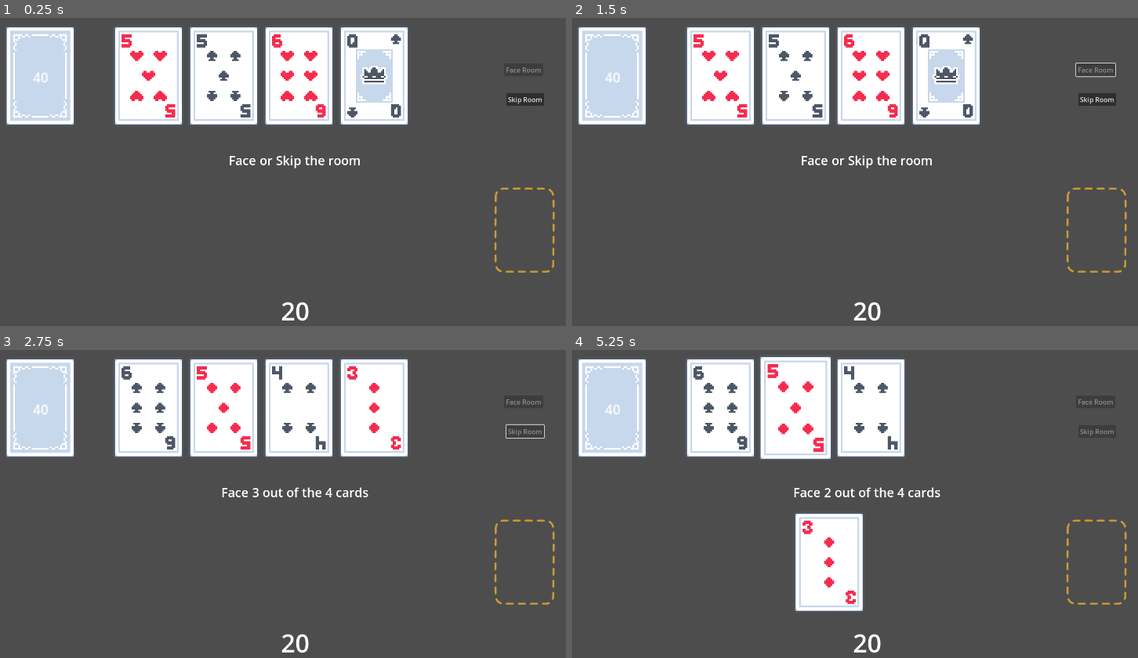
Above: before the commit, frames 1-4 (two rows, left to right).
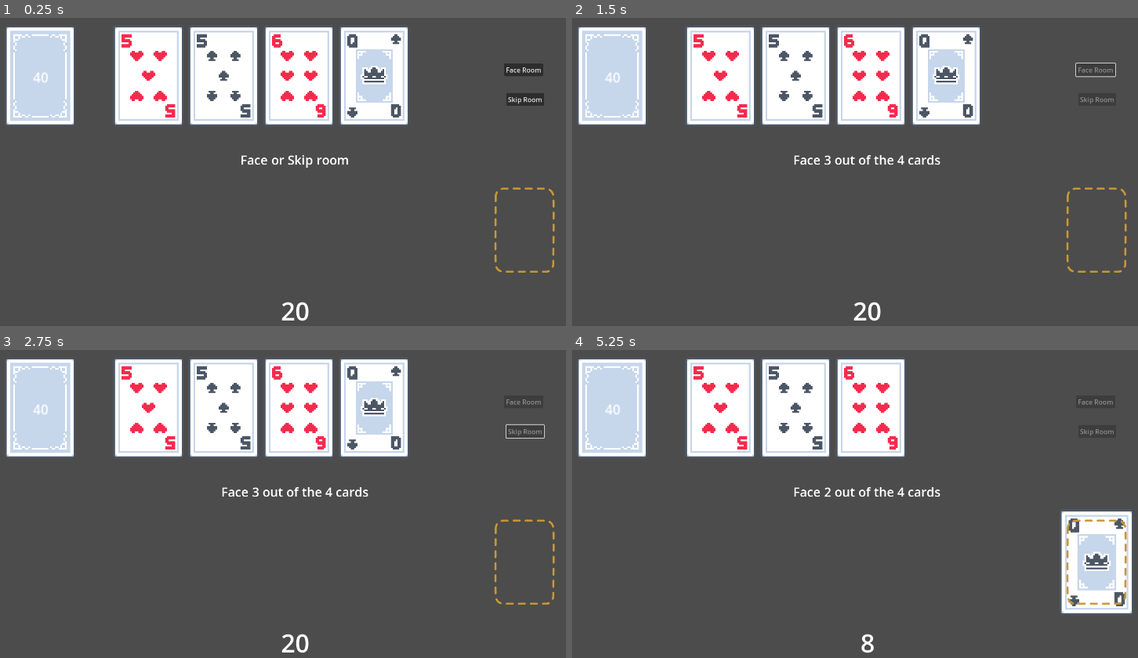
Above: after the commit, the same moments.

Repository: farns71678/GodotScoundrel
Game: Godot game, scene res://Scenes/Main.tscn
The game is run twice, just before and just after one commit, with the same random seed, the same clock (stepped at 60 frames per second) and the same inputs.
Inputs (mouse positions are in pixels of both pictures, inside the frame that each line leads up to):
- Up to frame 1 (0.25 s): no input
- Up to frame 2 (1.5 s): click (1098, 230) at 0.5 s; click (1098, 70) at 1.25 s, where only the run after the commit has a clickable "Face Room"
- Up to frame 3 (2.75 s): click (526, 430) at 2 s, where only the run before the commit has a clickable "Skip Room"
- Up to frame 4 (5.25 s): click (1098, 562) at 2.75 s; click (1098, 562) at 3.5 s; tap Enter at 4.25 s; drag from (719, 408) to (945, 408) at 4.27 s; drag from (792, 408) to (826, 562) at 5.02 s

The runs differ from the first frame. In frame 1, 0.4% of the frame differs, in the area x 40-96%, y 16-49%; in frame 2, 0.5%; in frame 3, 2.8%; in frame 4, 11%, in the area x 21-100%, y 1-99%.

Commit message:
Fixed Weapon and gameplay loop

Diff:
--- a/Scenes/Main.tscn
+++ b/Scenes/Main.tscn
@@ -83,7 +83,7 @@
 
 [node name="HealthLabel" type="RichTextLabel" parent="Health"]
 offset_left = 672.0
-offset_top = 624.0
+offset_top = 686.0
 offset_right = 832.0
 offset_bottom = 784.0
 theme_override_font_sizes/normal_font_size = 60
@@ -93,9 +93,9 @@
 
 [node name="InstuctionsLabel" type="RichTextLabel" parent="."]
 offset_left = 1.0
-offset_top = 324.0
+offset_top = 355.0
 offset_right = 1499.0
-offset_bottom = 441.0
+offset_bottom = 407.0
 theme_override_font_sizes/normal_font_size = 30
 text = "Instuction Panel"
 horizontal_alignment = 1
--- a/Scripts/room.gd
+++ b/Scripts/room.gd
@@ -21,7 +21,7 @@
 var face_btn;
 var skip_btn;
 var room_state: ROOM_STATE = ROOM_STATE.NORMAL;
-var selected_card: Card = null;
+var selected_card: int = -1;
 
 # Called when the node enters the scene tree for the first time.
 func _ready() -> void:
@@ -41,7 +41,14 @@
 func _process(delta: float) -> void:
 	pass
 
-func advance_room():
+func advance_room(can_skip: bool = true):
+	skip_btn.disabled = !can_skip;
+	if (can_skip):
+		face_btn.disabled = false;
+		set_instruction("Face or Skip room");
+	else:
+		face_btn.disabled = true;
+		set_instruction("Face 3 out of the 4 cards");
 	for i in range (len(room)):
 		if (room[i] == null):
 			var drawn = $"../Deck".draw_card_to_room_pos(i);
@@ -78,25 +85,28 @@
 func play_card_effect(card: Card):
 	match (card.suit):
 		Card.SUIT.SPADE:
-			fight_monster(card);
+			return fight_monster(card);
 		Card.SUIT.HEART:
-			take_potion(card);
+			return take_potion(card);
 		Card.SUIT.CLUB:
-			fight_monster(card);
+			return fight_monster(card);
 		Card.SUIT.DIAMOND:
-			equip_weapon(card);
+			return equip_weapon(card);
 		_:
 			print("other");
+	return true; # should never get to this
 
 func fight_monster(card: Card):
-	selected_card = card;
 	if (equiped_weapon && (!len(weapon_stack) || weapon_stack[len(weapon_stack) - 1].value > card.value)):
 		set_instruction("Block with weapon or take damage");
 		room_state = ROOM_STATE.DEFEND;
+		return false;
+		#var glow: WorldEnvironment = equiped_weapon.get_node("WorldEnvironment");
+		#glow.environment.glow_intensity = 2;
 	else:
 		take_damage(card.value);
 		discard_reference.add_card_to_discard_pile(card);
-		selected_card = null;
+		return true;
 	#set_instruction("Block with weapon or take damage");
 	#print("Fought", card.card_name, ".", "New Health:\t", health);
 
@@ -106,19 +116,16 @@
 	health = max(0, health - damage);
 	health_label.text = str(health);
 
-
 func take_potion(card: Card):
-	selected_card = card;
 	var health_label = $"../Health".get_node("HealthLabel");
 	var health: int = int(health_label.text);
 	health = min(20, health + card.value);
 	health_label.text = str(health);
 	discard_reference.add_card_to_discard_pile(card);
-	selected_card = null;
-	print("Healed to", health, "health");
+	print("Healed to ", health, " health");
+	return true;
 
 func equip_weapon(card: Card):
-	selected_card = card;
 	if (equiped_weapon != null):
 		for i in range(len(weapon_stack)):
 			discard_reference.add_card_to_discard_pile(weapon_stack[i]);
@@ -127,18 +134,34 @@
 
 	equiped_weapon = card;
 	shift_weapon_stack();
-	selected_card = null;
+	return true;
 
 func shift_weapon_stack():
 	var center_screen = get_viewport().size.x / 2;
-	const offset = -60;
-	var weapon_num = len(weapon_stack) + 1;
-	for i in range(weapon_num):
-		var weapon: Card = equiped_weapon if i == 0 else weapon_stack[i - 1];
+	const offset = -110;
+	#var weapon_num = len(weapon_stack) + 1;
+	#for i in range(weapon_num):
+		#var weapon: Card = equiped_weapon if i == 0 else weapon_stack[i - 1];
+		#weapon.z_index = -1 * i + 1;
+		#var pos = Vector2(center_screen - (WEAPON_CARD_SIZE + offset * i) / 2, WEAPON_STACK_Y_POSITION);
+		#animate_card_to_position(weapon, pos);
+	@warning_ignore("integer_division")
+	var pos = Vector2(center_screen, WEAPON_STACK_Y_POSITION);
+	animate_card_to_position(equiped_weapon, pos);
+
+	var defeated_num = len(weapon_stack);
+	for i in range(defeated_num):
+		var weapon = weapon_stack[i];
 		weapon.z_index = -1 * i + 1;
-		var pos = Vector2(center_screen - (WEAPON_CARD_SIZE + offset * i) / 2, WEAPON_STACK_Y_POSITION);
+		@warning_ignore("integer_division")
+		pos = Vector2(center_screen - (WEAPON_CARD_SIZE - offset * i) / 2 - WEAPON_CARD_SIZE / 2, WEAPON_STACK_Y_POSITION);
 		animate_card_to_position(weapon, pos);
 
+func unselect_card():
+	selected_card = -1;
+
+func get_selected_card():
+	return room[selected_card] if selected_card > -1 else null;
 
 func _on_card_left_click_released(card: Card):
 	if (!card):
@@ -147,42 +170,48 @@
 	var card_is_in_room = false;
 	for i in range (len(room)):
 		if (room[i] == card):
-			card_is_in_room = true;
-			if (!face_btn.disabled || !skip_btn.disabled):
-				face_btn.disabled = true;
-				skip_btn.disabled = true;
-			play_card_effect(room[i]);
-			# do -v in play_card_effect functions
-			#discard_reference.add_card_to_discard_pile(room[i]);
-			room[i] = null;
-
-			if (room.count(null) == 3 && room_state != ROOM_STATE.DEFEND):
-				face_btn.disabled = false;
-				skip_btn.disabled = false;
-				advance_room();
-				set_instruction("Face or Skip room");
-
-			if (room_state == ROOM_STATE.NORMAL):
-				set_instruction("Face " + str(3 - room.count(null)) + " out of the 4 cards");
+			if (room_state == ROOM_STATE.DEFEND):
+				if (get_selected_card() == card):
+					unselect_card();
+					room_state = ROOM_STATE.NORMAL;
+					set_instruction("Face " + str(3 - room.count(null)) + " out of the 4 cards");
+			else:
+				card_is_in_room = true;
+				if (!face_btn.disabled || !skip_btn.disabled && room.count(null) == 0):
+					face_btn.disabled = true;
+					skip_btn.disabled = true;
+				selected_card = i;
+				var finished_play = play_card_effect(room[i]);
+				# do -v in play_card_effect functions
+				#discard_reference.add_card_to_discard_pile(room[i]);
+
+				if (finished_play):
+					room[i] = null;
+					unselect_card();
+
+					if (room.count(null) == 3):
+						if (room_state != ROOM_STATE.DEFEND):
+							advance_room();
+					else:
+						set_instruction("Face " + str(3 - room.count(null)) + " out of the 4 cards");
 			break;
 
 	if (!card_is_in_room):
 		if (card == equiped_weapon && room_state == ROOM_STATE.DEFEND):
-			var reduced_damage = max(0, selected_card.value - equiped_weapon.value);
+			var reduced_damage = max(0, get_selected_card().value - equiped_weapon.value);
 			take_damage(reduced_damage);
-			weapon_stack.push_back(selected_card);
+			weapon_stack.push_back(get_selected_card());
 			shift_weapon_stack();
-			selected_card = null;
+			room[selected_card] = null;
+			unselect_card();
 			room_state = ROOM_STATE.NORMAL;
 			if (room.count(null) == 3):
 				advance_room();
-				set_instruction("Face or Skip room");
+			else:
+				set_instruction("Face " + str(3 - room.count(null)) + " out of the 4 cards");
 			# defend weapon stuff
 
 func _on_skip_room_btn_pressed() -> void:
-	skip_btn.disabled = true;
-	face_btn.disabled = true;
-	set_instruction("Face 3 out of the 4 cards");
 	for i in range(len(room)):
 		if (room[i] != null):
 			var card = room[i];
@@ -200,14 +229,14 @@
 			timer.one_shot = true;
 			timer.autostart = true;
 			add_child(timer);
-	advance_room();
+	advance_room(false);
 
 func _on_discard_pile_clicked():
 	if (room_state == ROOM_STATE.DEFEND):
-		take_damage(selected_card.value);
-		discard_reference.add_card_to_discard_pile(selected_card);
-		selected_card = null;
+		take_damage(get_selected_card().value);
+		discard_reference.add_card_to_discard_pile(get_selected_card());
+		room[selected_card] = null;
+		unselect_card();
 		room_state = ROOM_STATE.NORMAL;
 		if (room.count(null) == 3):
 			advance_room();
-			set_instruction("Face or Skip room");
--- /dev/null
+++ b/assets/Shaders/CardOutline.gdshader
@@ -0,0 +1,14 @@
+shader_type spatial;
+
+void vertex() {
+	// Called for every vertex the material is visible on.
+}
+
+void fragment() {
+	// Called for every pixel the material is visible on.
+}
+
+//void light() {
+//	// Called for every pixel for every light affecting the material.
+//	// Uncomment to replace the default light processing function with this one.
+//}
--- a/project.godot
+++ b/project.godot
@@ -19,3 +19,7 @@
 
 window/size/viewport_width=1500
 window/size/viewport_height=800
+
+[rendering]
+
+viewport/hdr_2d=true
Not shown, added: assets/Shaders/CardOutline.gdshader.uid
